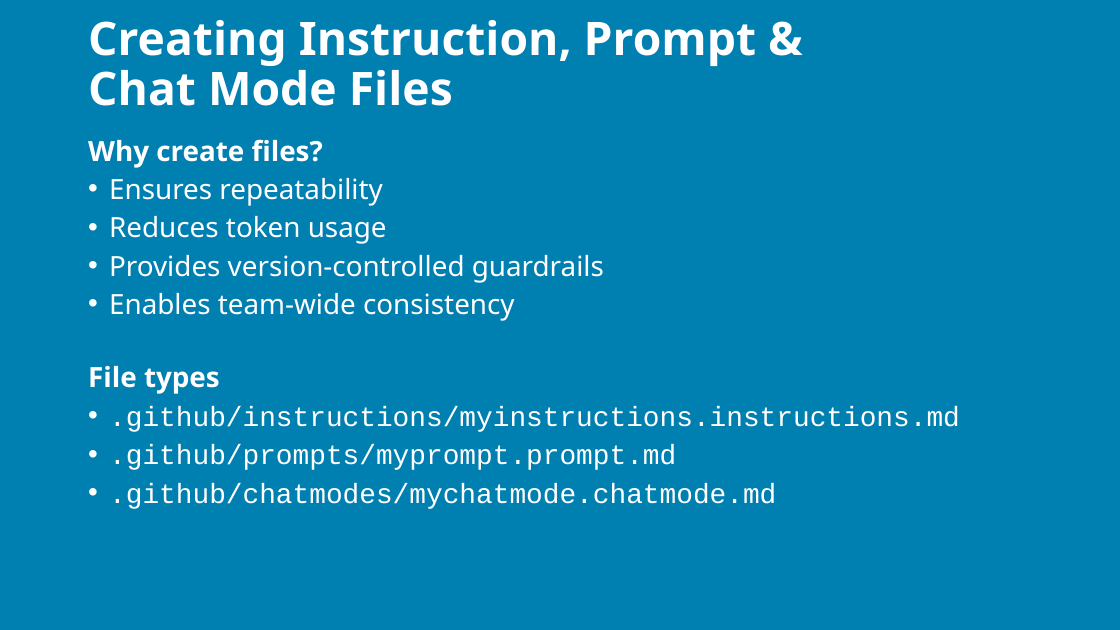
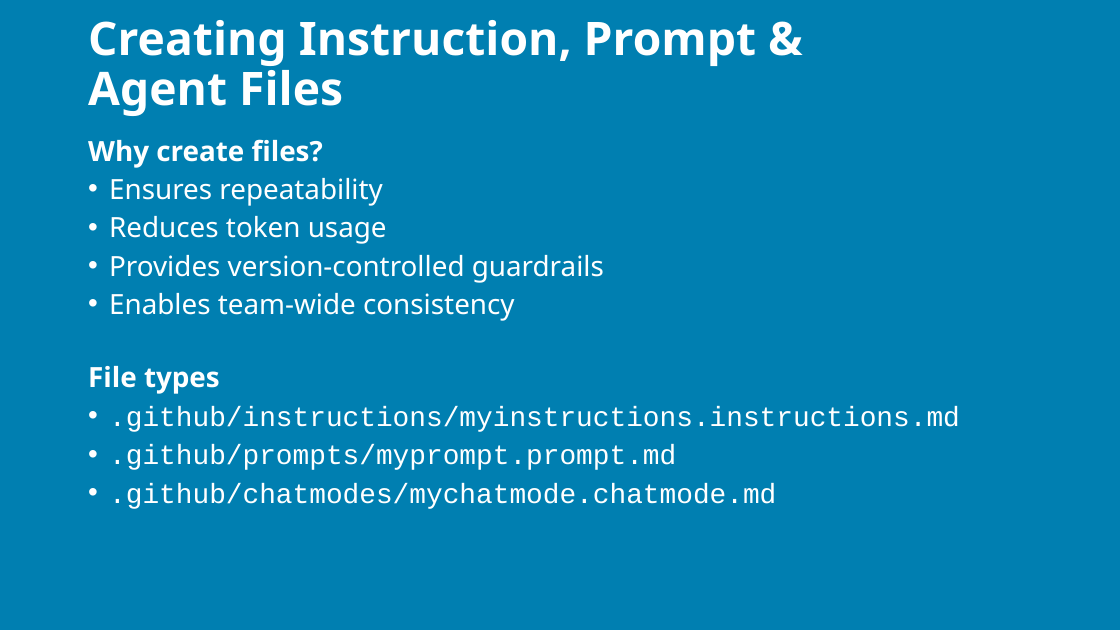
Before and after one commit to j0hnnymiller/AI-Assisted-Software-Development, a slide deck: slide 42 of Slides/AIABSD-2-day-brownfield.pptx (slide 41 before the commit). Drawn at 1120x630 pixels with LibreOffice and Linux fonts; fonts in the diff are those of the drawing; background and template pictures are left out. Boxes give left, top, right and bottom in pixels: in the first picture for what was removed or moved away, otherwise in the second. Text is boxed around its words. In the diff, an @@ line names an element or a change of style, - is before the commit and + after.

```diff
--- a/Slides/AIABSD-2-day-brownfield.pptx
+++ b/Slides/AIABSD-2-day-brownfield.pptx
@@ title at [88, 20, 756, 116]: text changed @@
-Creating Instruction, Prompt & Chat Mode Files
+Creating Instruction, Prompt & Agent Files
```
Also in this commit, not shown: 23 other slides changed, 3 slides added, 11 other files.
